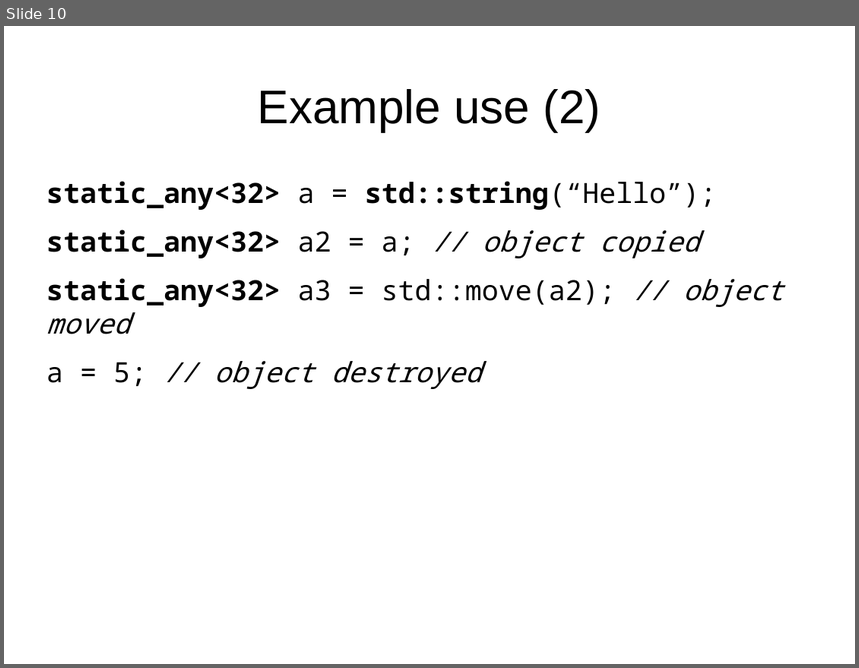
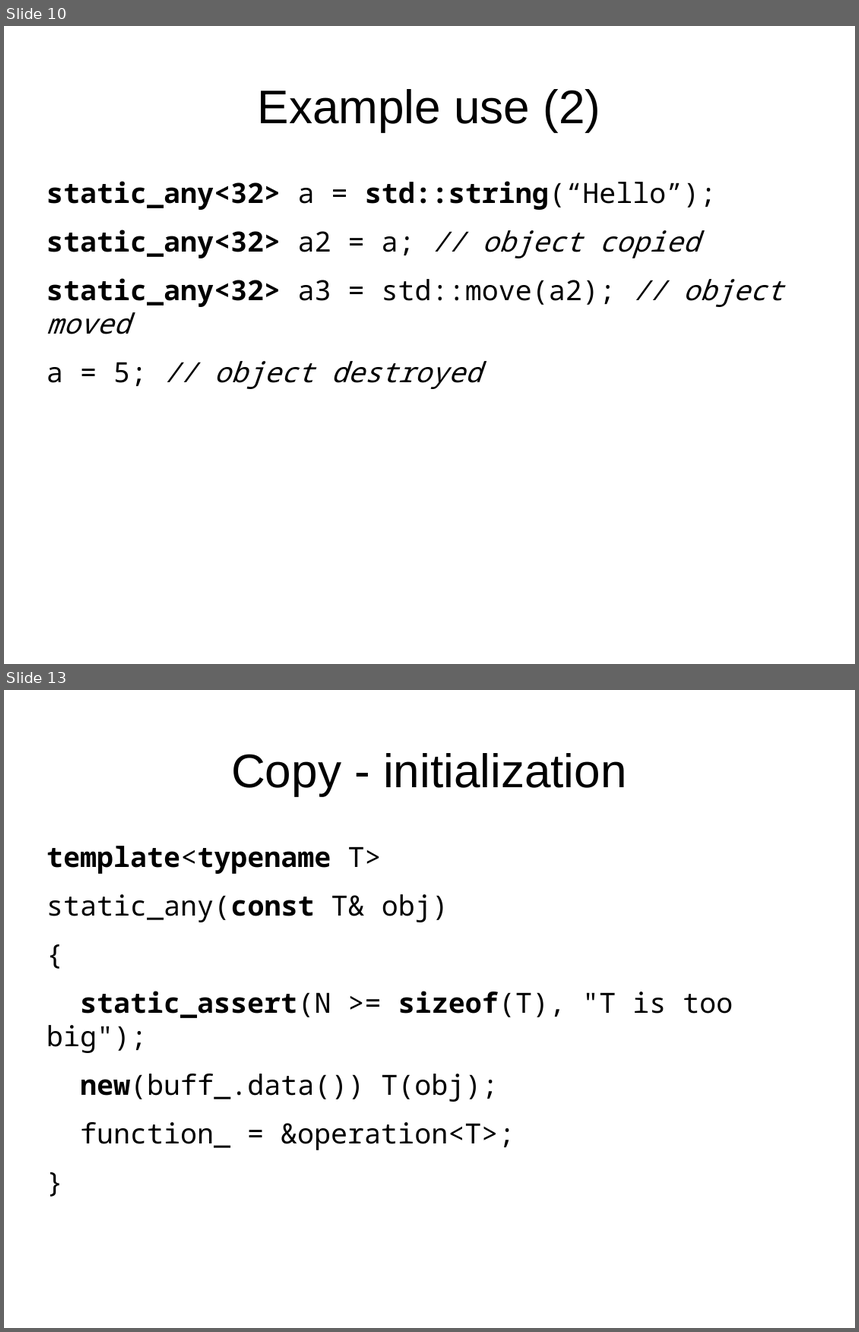
Before and after one commit to david-grs/static_any, a slide deck: static_any-lightning.odp. Shown one above the other, each under a label of ours: slide 10 before the commit, slides 10 and 13 after it; the slides between them are not shown. The pictures are 859x668 and 859x1332 pixels, drawn with LibreOffice and Linux fonts; fonts in the diff are those of the drawing. Boxes give left, top, right and bottom in pixels: in the first picture for what was removed or moved away, otherwise in the second. Text is boxed around its words. In the diff, an @@ line names an element or a change of style, - is before the commit and + after.

```diff
--- a/static_any-lightning.odp
+++ b/static_any-lightning.odp
@@ slide 13 added at (4,690,855,1328), background #FFFFFF @@
@@ title added at (231,753,627,796), 44 pt, text #000000 @@
+Copy - initialization
@@ text added at (47,846,733,1151), 26 pt, text #000000 @@
+template<typename T>
+static_any(const T& obj)
+{
+static_assert(N >= sizeof(T), "T is too big");
+new(buff_.data()) T(obj);
+function_ = &operation<T>;
+}
```
Also in this commit, not shown: 1 slide changed, 7 other slides added.
